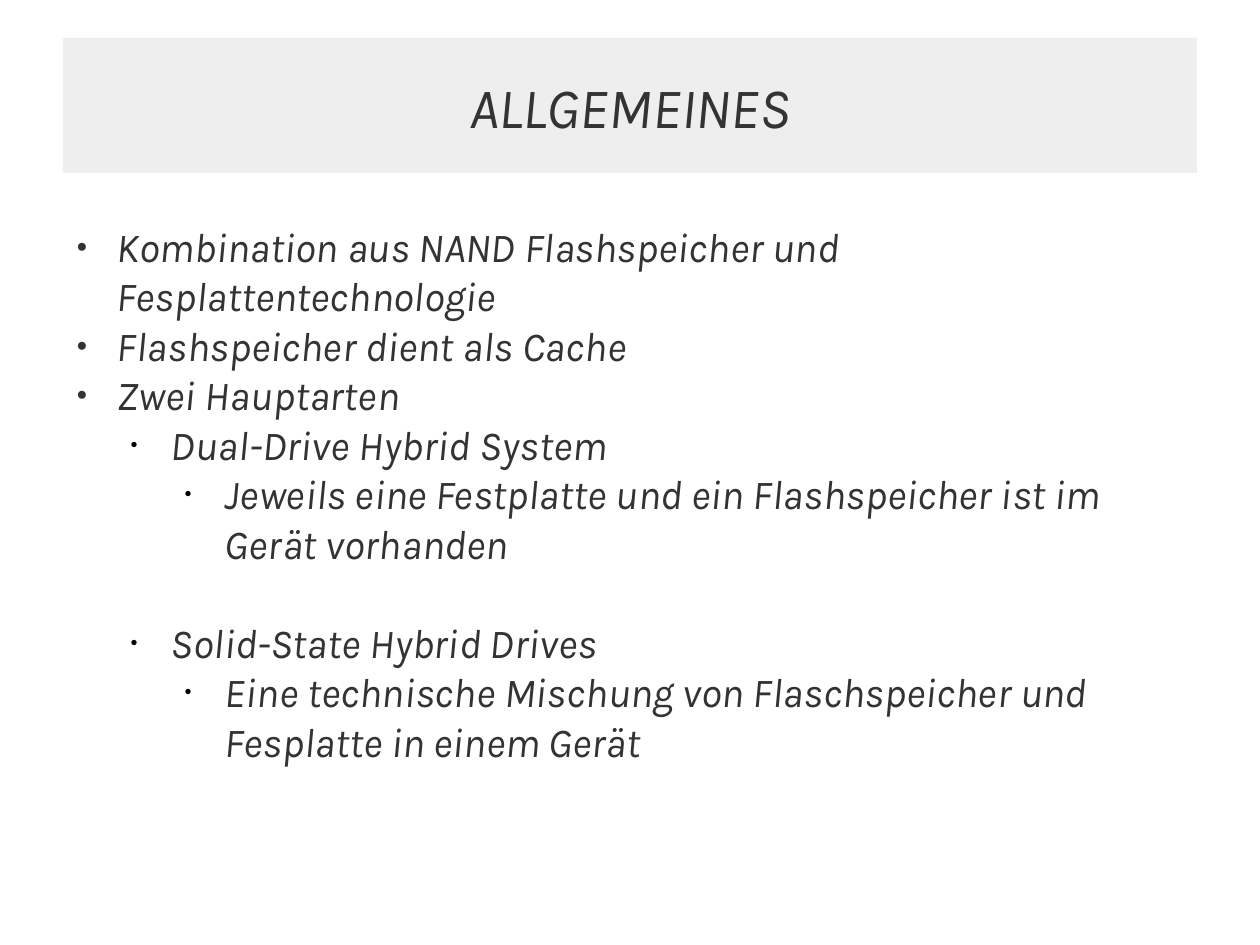
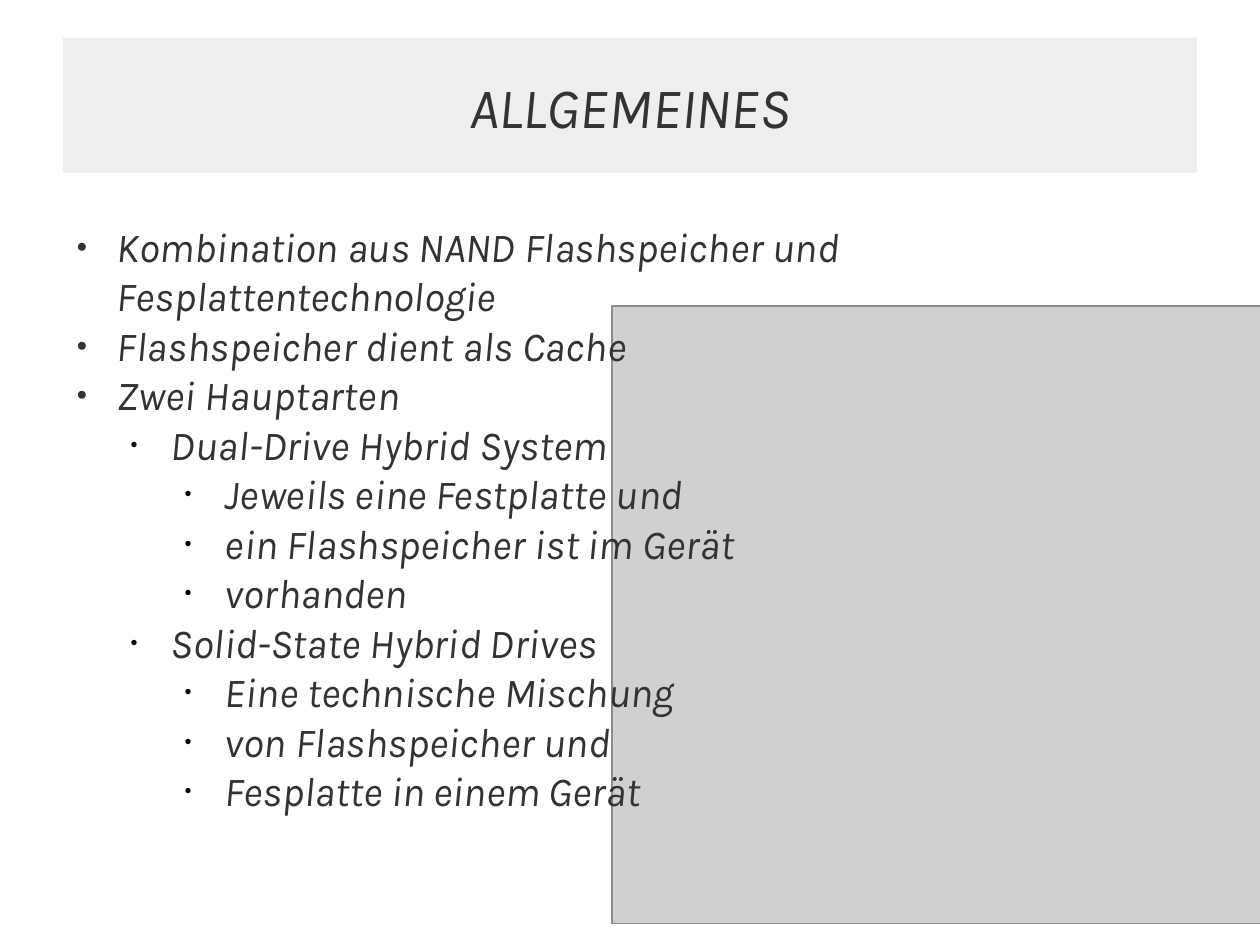
Before and after one commit to JMFootBallPlyr/Hard-drive-system-, a slide deck: slide 14 of WRK/presents/01 - types of drives/types of drives.odp (slide 18 before the commit). Drawn at 1260x945 pixels with LibreOffice and Linux fonts; fonts in the diff are those of the drawing; grey boxes stand for pictures. Boxes give left, top, right and bottom in pixels: in the first picture for what was removed or moved away, otherwise in the second. Text is boxed around its words. In the diff, an @@ line names an element or a change of style, - is before the commit and + after.

```diff
--- a/WRK/presents/01 - types of drives/types of drives.odp
+++ b/WRK/presents/01 - types of drives/types of drives.odp
@@ picture added at box(612, 306, 1260, 925) @@
@@ text at box(225, 480, 735, 609): text changed @@
-    ● Jeweils eine Festplatte und ein Flashspeicher ist im Gerät vorhanden
+    ● Jeweils eine Festplatte und
+    ● ein Flashspeicher ist im Gerät
+    ● vorhanden
@@ text at box(225, 670, 674, 767): text changed @@
-    ● Eine technische Mischung von Flaschspeicher und Fesplatte in einem Gerät
+    ● Eine technische Mischung
+    ● von Flashspeicher und
+    ● Fesplatte in einem Gerät
```
Also in this commit, not shown: 5 other slides changed, 8 slides removed, 4 other files.
